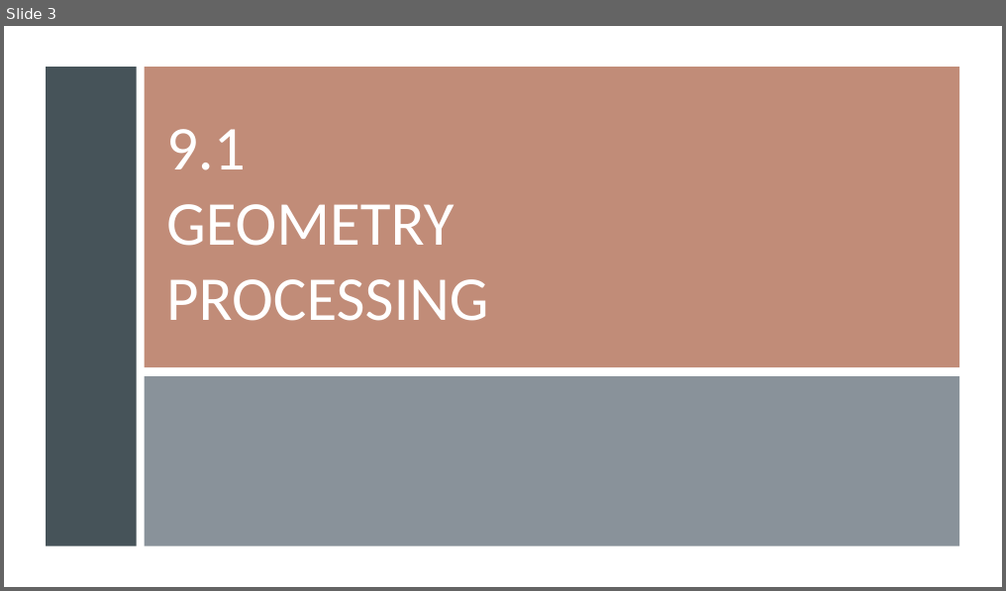
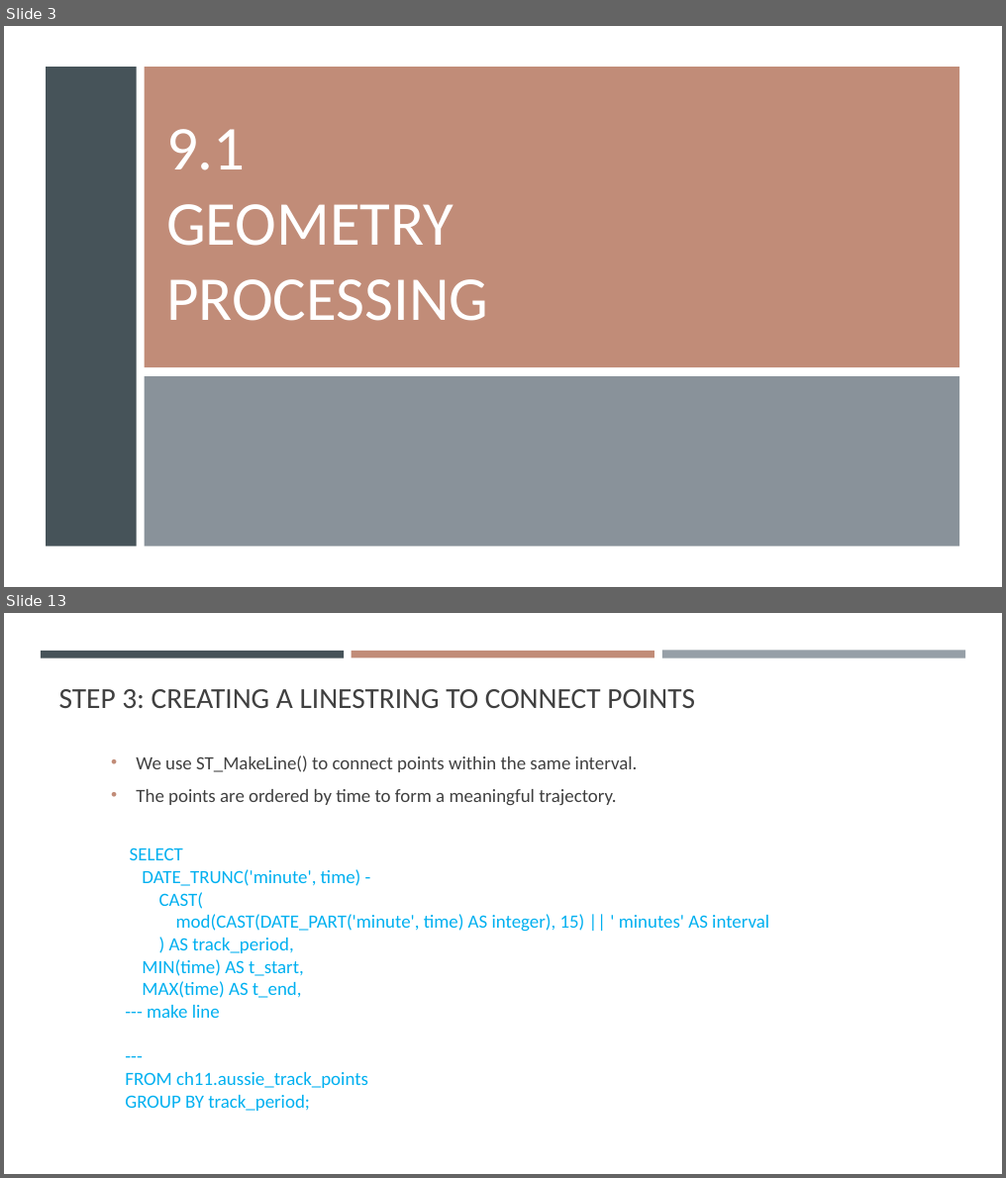
Before and after one commit to gisynw/ssj-376, a slide deck: docs/Lectures/Week09/Week09_GeometryProcessing_part2.pptx. Shown one above the other, each under a label of ours: slide 3 before the commit, slides 3 and 13 after it; the slides between them are not shown. The pictures are 1006x591 and 1006x1178 pixels, drawn with LibreOffice and Linux fonts; fonts in the diff are those of the drawing. Boxes give left, top, right and bottom in pixels: in the first picture for what was removed or moved away, otherwise in the second. Text is boxed around its words. In the diff, an @@ line names an element or a change of style, - is before the commit and + after.

```diff
--- a/docs/Lectures/Week09/Week09_GeometryProcessing_part2.pptx
+++ b/docs/Lectures/Week09/Week09_GeometryProcessing_part2.pptx
@@ slide 13 added at [4, 613, 1002, 1174], background #FFFFFF @@
@@ rectangle added at [41, 651, 344, 658], fill #465359 @@
@@ rectangle added at [351, 651, 654, 658], fill #C18C78 @@
@@ rectangle added at [662, 651, 965, 659], fill #969FA7 @@
@@ title added at [59, 689, 695, 708], 28 pt, text #404040 @@
+STEP 3: CREATING A LINESTRING TO CONNECT POINTS
@@ text added at [136, 756, 638, 806], 18 pt, text #404040 @@
+• We use ST_MakeLine() to connect points within the same interval.
+• The points are ordered by time to form a meaningful trajectory.
@@ text added at [125, 848, 769, 1111], 18 pt, text #00B0F0 @@
+SELECT
+DATE_TRUNC('minute', time) -
+CAST(
+mod(CAST(DATE_PART('minute', time) AS integer), 15) || ' minutes' AS interval
+) AS track_period,
+MIN(time) AS t_start,
+MAX(time) AS t_end,
+--- make line
+---
+FROM ch11.aussie_track_points
+GROUP BY track_period;
```
Also in this commit, not shown: 12 other slides added, 2 other files.
